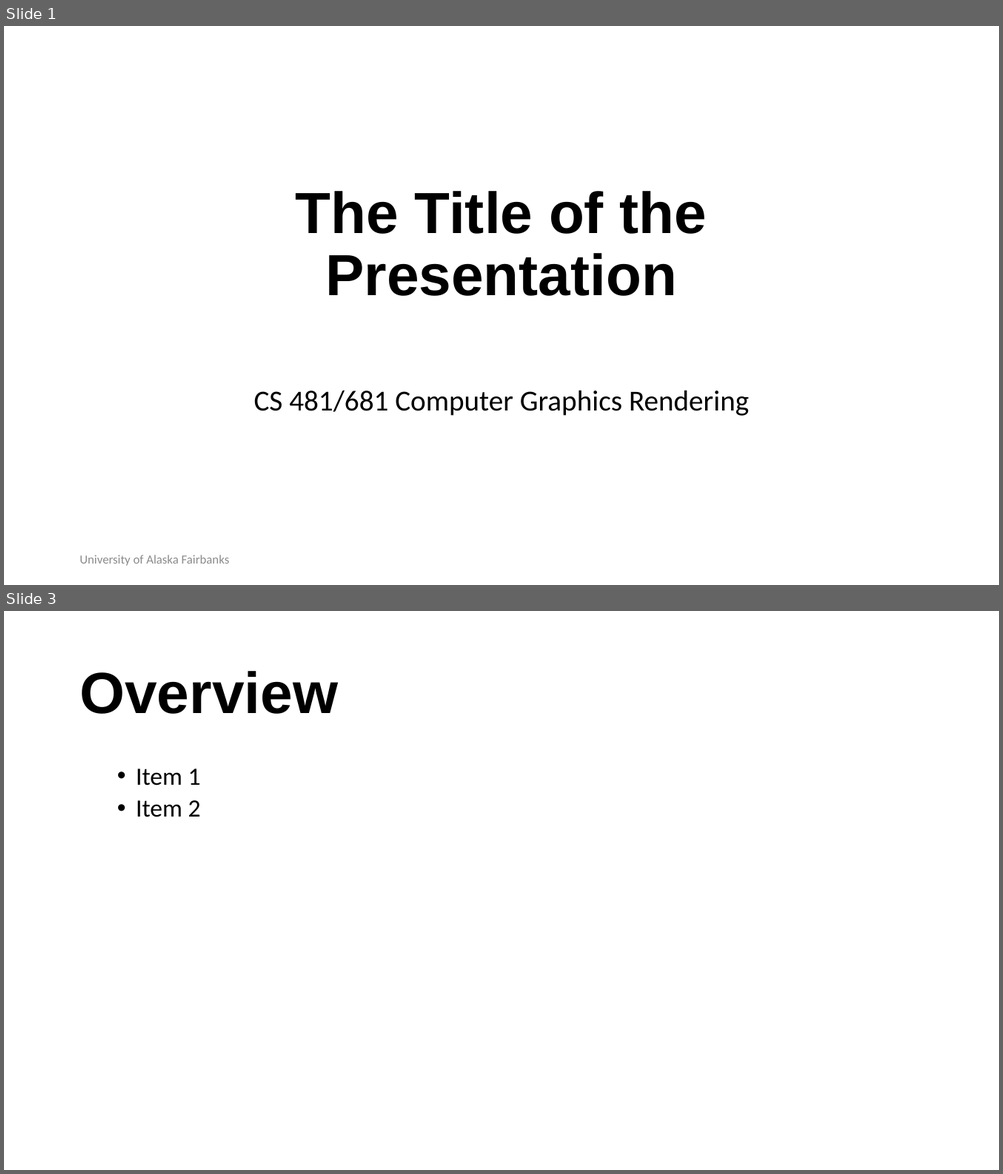
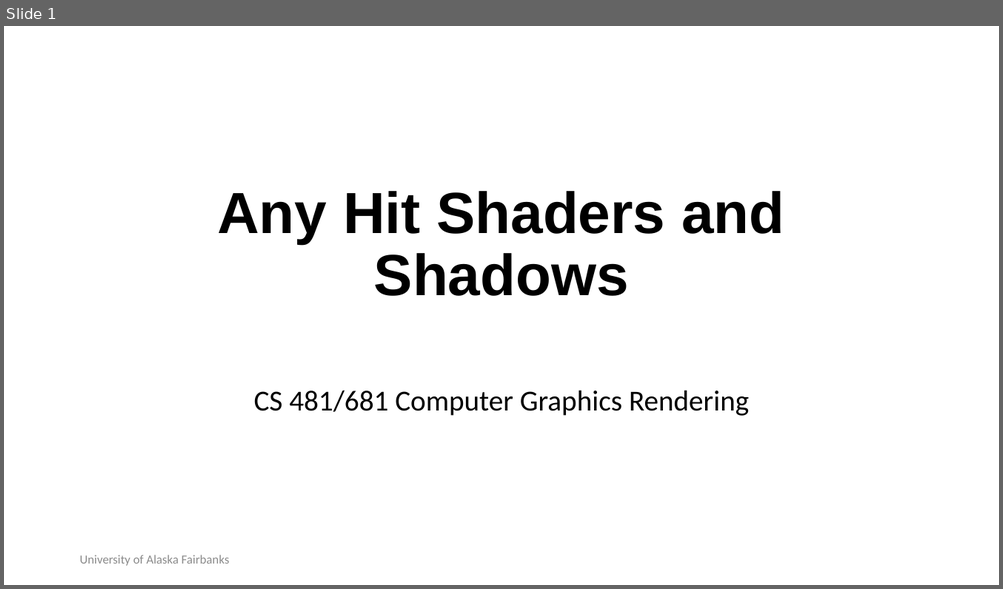
Before and after one commit to RahidZaman/cs481681-cgr, a slide deck: slides/pptx/week05.pptx. Shown one above the other, each under a label of ours: slides 1 and 3 before the commit, slide 1 after it; the slides between them are not shown. The pictures are 1003x1174 and 1003x589 pixels, drawn with LibreOffice and Linux fonts; fonts in the diff are those of the drawing; background and template pictures are left out. Boxes give left, top, right and bottom in pixels: in the first picture for what was removed or moved away, otherwise in the second. Text is boxed around its words. In the diff, an @@ line names an element or a change of style, - is before the commit and + after.

```diff
--- a/slides/pptx/week05.pptx
+++ b/slides/pptx/week05.pptx
@@ slide 3 removed at [4, 611, 999, 1170], background #FFFFFF @@
@@ title removed at [79, 671, 337, 714] @@
-Overview
@@ text removed at [136, 769, 201, 817] @@
-  • Item 1
-  • Item 2
@@ slide 1 changed as well @@
@@ title at [217, 191, 784, 296]: text changed @@
-The Title of the Presentation
+Any Hit Shaders and Shadows
```
Also in this commit, not shown: 1 other slide changed, 6 slides added, 1 other slide removed, 9 other files.
